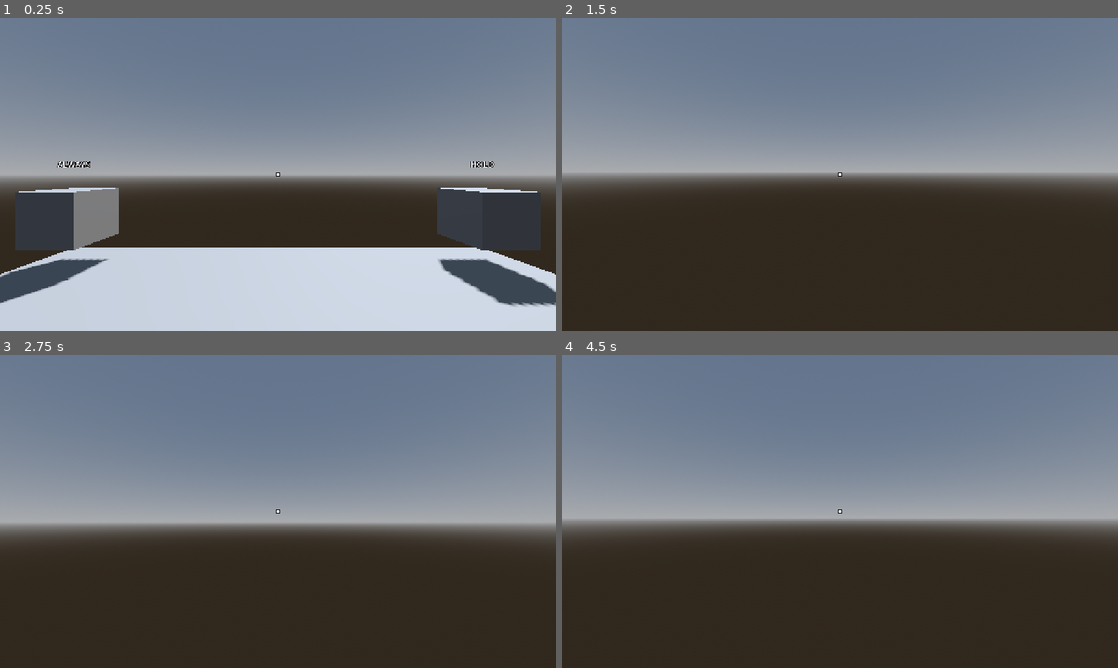
Above: before the commit, frames 1-4 (two rows, left to right).
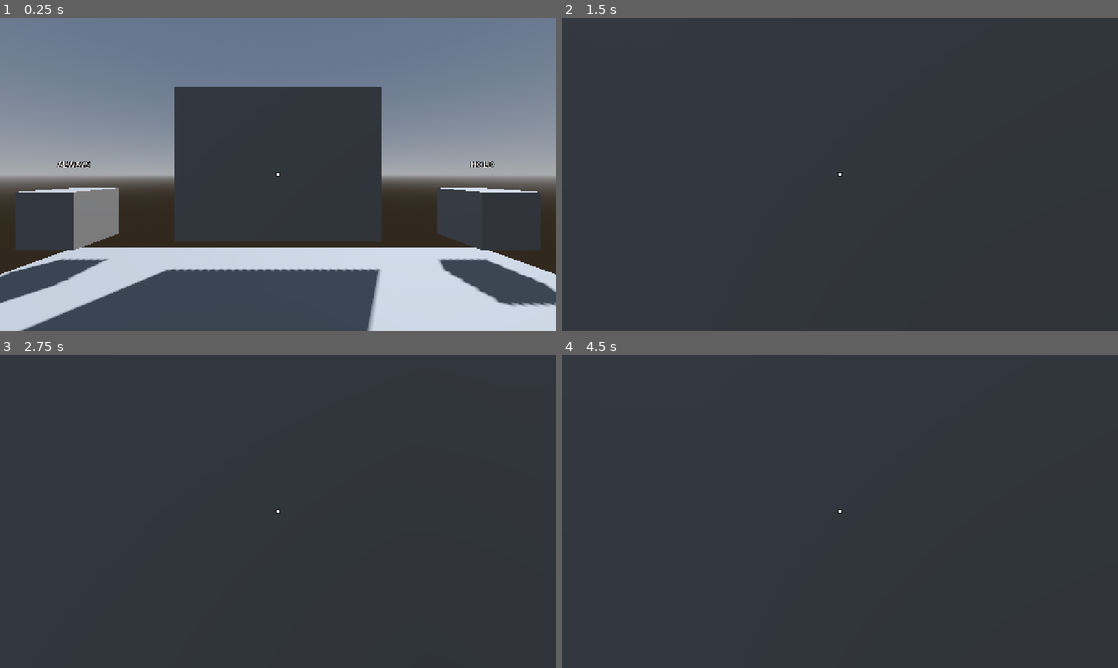
Above: after the commit, the same moments.

Repository: Xalkomak/Interactable-Component
Game: Godot game, scene res://Demo3D.tscn
Two runs of this game, one before a commit and one after it. Both use one fixed random seed, a clock stepped at 60 frames per second and the inputs below.
Inputs (mouse positions are in pixels of both pictures, inside the frame that each line leads up to):
- Up to frame 1 (0.25 s): no input
- Up to frame 2 (1.5 s): tap Enter (ui_accept) at 0.5, 0.77 s; move the mouse to (867, 174) at 0.52 s; press the mouse at (867, 174) at 0.53 s; hold W (forward) from 0.53 s (still down); move the mouse to (812, 174) at 1.27 s; release the mouse at (812, 174) at 1.28 s; click (812, 174) at 1.35 s
- Up to frame 3 (2.75 s): keep holding W (forward); tap Enter (ui_accept) at 1.52, 2 s; move the mouse to (289, 505) at 2.02 s; press the mouse at (289, 505) at 2.03 s
- Up to frame 4 (4.5 s): keep holding W (forward); tap Enter (ui_accept) at 2.75, 3.02, 3.5, 3.77 s; move the mouse to (834, 517) at 2.77 s; release the mouse at (834, 517) at 2.78 s; click (834, 517) at 2.85 s; move the mouse to (878, 514) at 3.52 s; press the mouse at (878, 514) at 3.53 s; move the mouse to (795, 508) at 4.27 s; release the mouse at (795, 508) at 4.28 s; click (795, 508) at 4.35 s

The runs differ from the first frame. In frame 1, 27% of the frame differs, in the area x 3-69%, y 22-100%; in frame 2, 96%; in frame 3, 96%; in frame 4, 96%, in the area x 0-100%, y 0-100%.

Commit message:
More Interactable script documenting code

Diff:
--- a/Demo3D.tscn
+++ b/Demo3D.tscn
@@ -40,6 +40,12 @@
 [sub_resource type="BoxMesh" id="BoxMesh_mytgc"]
 
 [sub_resource type="BoxShape3D" id="BoxShape3D_rcyt2"]
+
+[sub_resource type="BoxMesh" id="BoxMesh_xvdui"]
+size = Vector3(4, 3, 0.1)
+
+[sub_resource type="BoxShape3D" id="BoxShape3D_mytgc"]
+size = Vector3(4, 3, 0.1)
 
 [node name="Demo3D" type="Node3D" unique_id=1976192522]
 
@@ -223,3 +229,13 @@
 billboard = 1
 text = "Hold"
 uppercase = true
+
+[node name="Signboard" type="MeshInstance3D" parent="." unique_id=1810040484]
+transform = Transform3D(1, 0, 0, 0, 1, 0, 0, 0, 1, 0, 2, -4)
+mesh = SubResource("BoxMesh_xvdui")
+
+[node name="StaticBody3D" type="StaticBody3D" parent="Signboard" unique_id=392724352]
+collision_layer = 2
+
+[node name="CollisionShape3D" type="CollisionShape3D" parent="Signboard/StaticBody3D" unique_id=1466994785]
+shape = SubResource("BoxShape3D_mytgc")
--- a/Interactable.gd
+++ b/Interactable.gd
@@ -5,7 +5,6 @@
 #region Constants
 const META_IS_INTERACTABLE := "Interactable" ## Registers the parent node as an interactable component.
 const META_COMPONENT_NAME := "InteractableNodeName" ## The name of the child Interactable node that the parent node references from.
-const META_HOLD := "Hold" ## Additional data that registers an interactable to be in HOLD mode.
 #endregion
 
 enum InteractionMode {
@@ -23,12 +22,12 @@
 @export var delta_threshold: float = 0.2 ## Maximum input delay allowed for HOLD interactions.
 
 var interaction_state: bool = false ## The current state of the interaction. Used by HOLD and TOGGLE modes. It is recommended to use Input.is_action_just_pressed() over Input.is_action_pressed() for HOLD mode.
-var parent_node: Node ## Internal reference to the parent node, preferably a PhysicsBody2D or PhysicsBody3D.
 var elapsed: float = 0 ## Time elapsed while the "interact" input is pressed before the interaction state becomes active. Used by HOLD mode.
 
 func _ready() -> void:
-	parent_node = get_parent()
-	register_meta()
+	## Registers the relevant metadata to this node's parent node.
+	get_parent().set_meta(META_IS_INTERACTABLE, true) ## Registers the parent node as an Interactable. Other scripts only need to look for this value using get_meta(Interactable.META_IS_INTERACTABLE)
+	get_parent().set_meta(META_COMPONENT_NAME, str(name)) ## This node registers its own name as shown in the scene tree to its parent. Other scripts can use get_meta(Interactable.META_COMPONENT_NAME) on the parent node to get a reference of this node.
 
 func _process(delta: float) -> void:
 	if not interaction_mode == InteractionMode.HOLD:
@@ -42,16 +41,6 @@
 			elapsed = 0
 		## For HOLD mode, interaction must only be allowed within a certain threshold dictated by delta_threshold
 		allow_interact = elapsed <= delta_threshold
-
-## Registers the relevant metadata to this node's parent node.
-func register_meta() -> void:
-	parent_node.set_meta(META_IS_INTERACTABLE, true) ## Registers the parent node as an Interactable. Other scripts only need to look for this value using get_meta(Interactable.META_IS_INTERACTABLE)
-	parent_node.set_meta(META_COMPONENT_NAME, str(name)) ## This node registers its own name as shown in the scene tree to its parent. Other scripts can use get_meta(Interactable.META_COMPONENT_NAME) on the parent node to get a reference of this node.
-	#if interaction_mode == InteractionMode.HOLD: parent_node.set_meta(META_HOLD, true)
-
-## Helper function to get the Interaction mode. Useful for debugging and especially Hold mode.
-func get_interaction_mode() -> InteractionMode:
-	return interaction_mode
 
 ## For UI purposes, returns the interaction prompt as a string.
 func get_prompt() -> String:
@@ -77,11 +66,6 @@
 			interaction_state = not interaction_state
 		InteractionMode.HOLD:
 			interaction_state = toggle
-			#receiving_input = interaction_state
-			#parent_node.set_meta(META_HOLD, interaction_state)
-		InteractionMode.ALWAYS:
-			pass
-		_:
-			printerr("Interaction mode not recognized or not listed above.")
 
-	parent_node.call(call_method) if parent_node.has_method(call_method) else printerr("Warning! Method name '", call_method, "' was not found!")
+	var parent_node = get_parent()
+	parent_node.call(call_method) if parent_node.has_method(call_method) else printerr("Method name '", call_method, "' was not found!")
--- a/Player.gd
+++ b/Player.gd
@@ -58,7 +58,7 @@
 	player_prompt.text = interactable.get_prompt()
 
 	if Input.is_action_just_pressed("interact"):
-		if interactable.get_interaction_mode() == Interactable.InteractionMode.HOLD: #Special case for Hold type interaction
+		if interactable.interaction_mode == Interactable.InteractionMode.HOLD: #Special case for Hold type interaction
 			interactable.process_interaction_event(true)
 			# Set to true or remove these lines if you want the player to move and rotate, but this is prone to breaking the interaction system
 			allow_movement = false
@@ -69,5 +69,5 @@
 	if Input.is_action_just_released("interact"):
 		allow_movement = true
 		allow_rotate = true
-		if interactable.get_interaction_mode() == Interactable.InteractionMode.HOLD:
+		if interactable.interaction_mode == Interactable.InteractionMode.HOLD:
 			interactable.process_interaction_event(false)
